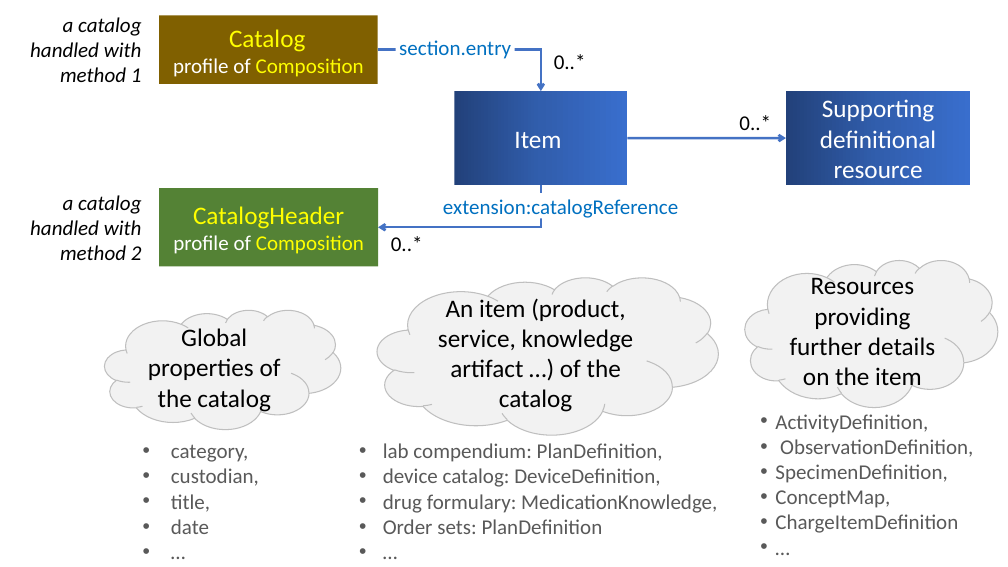
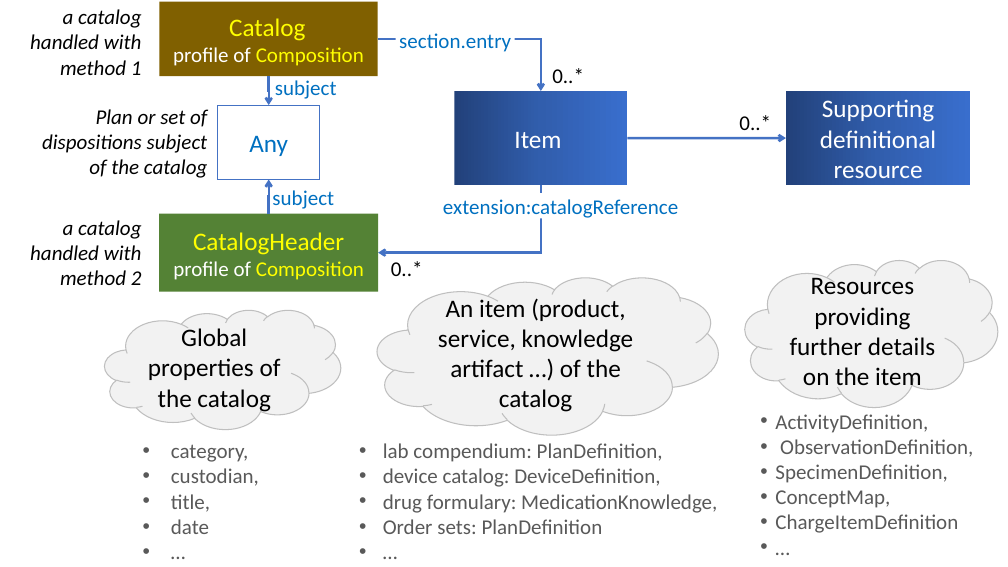
Before and after one commit to HL7/fhir-order-catalog, a slide deck: slide 1 of input/images-source/CatalogBindings.pptx. Drawn at 1008x567 pixels with LibreOffice and Linux fonts; fonts in the diff are those of the drawing. Boxes give left, top, right and bottom in pixels: in the first picture for what was removed or moved away, otherwise in the second. Text is boxed around its words. In the diff, an @@ line names an element or a change of style, - is before the commit and + after.

Commit message:
Reopen Composition.subject for grafting DaVinci

```diff
--- a/input/images-source/CatalogBindings.pptx
+++ b/input/images-source/CatalogBindings.pptx
@@ text "a catalog handled with method ...": place and size @@
-text "a catalog handled with method ..." at (30, 17, 142, 82)
+text "a catalog handled with method ..." at (30, 9, 142, 75)
@@ rectangle "Catalog": place and size @@
-rectangle "Catalog" at (160, 15, 378, 84)
+rectangle "Catalog" at (160, 2, 378, 76)
@@ text "section.entry": place and size @@
-text "section.entry" at (399, 40, 511, 59)
+text "section.entry" at (399, 33, 511, 52)
@@ elbow arrow moved from (378, 50) - (541, 91) to (378, 39) - (541, 91) @@
@@ text "0..*": place and size @@
-text "0..*" at (554, 54, 586, 69)
+text "0..*" at (552, 68, 584, 83)
@@ elbow arrow added from (268, 76) to (268, 105), #4472C4 2.25 pt @@
@@ text added at (275, 80, 337, 99), 20 pt, text #0070C0 @@
+subject
@@ text added at (42, 109, 208, 178), 20 pt, text #000000, italic @@
+Plan or set of dispositions subject of the catalog
@@ rectangle added at (218, 105, 321, 179), fill #FFFFFF, outline #4472C4 1 pt, 24 pt, text #0070C0 @@
+Any
@@ elbow arrow added from (268, 213) to (268, 179), #4472C4 2.25 pt @@
@@ text added at (272, 190, 334, 209), 20 pt, text #0070C0 @@
+subject
@@ elbow arrow moved from (541, 185) - (378, 228) to (541, 185) - (378, 253) @@
@@ 2 texts, 1 rectangle: place and size @@
-2 texts, 1 rectangle at (30, 188, 423, 266)
+2 texts, 1 rectangle at (30, 213, 423, 291)
```
Also in this commit, not shown: 7 other files.
